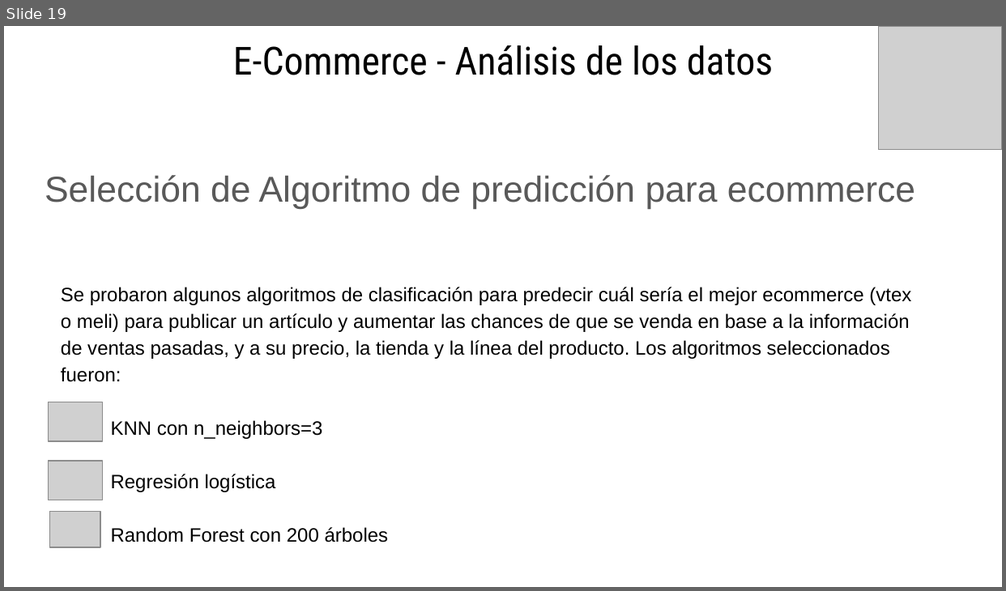
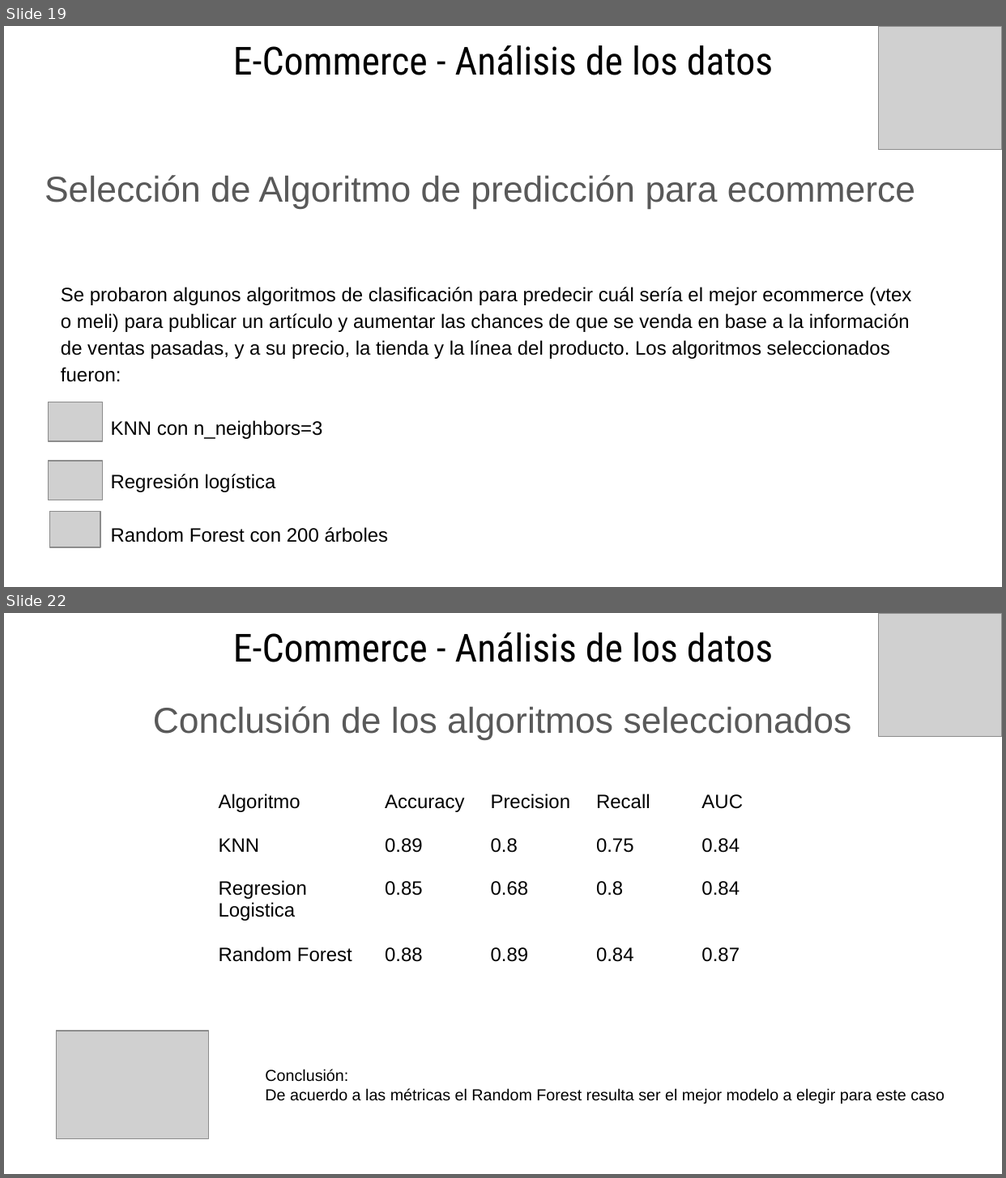
Before and after one commit to eliasguillermo/ds-ecommerce, a slide deck: PROYECTO FINAL - PRESENTANCION GERENCIAL.pptx. Shown one above the other, each under a label of ours: slide 19 before the commit, slides 19 and 22 after it; the slides between them are not shown. The pictures are 1006x591 and 1006x1178 pixels, drawn with LibreOffice and Linux fonts; fonts in the diff are those of the drawing; grey boxes stand for pictures. Boxes give left, top, right and bottom in pixels: in the first picture for what was removed or moved away, otherwise in the second. Text is boxed around its words. In the diff, an @@ line names an element or a change of style, - is before the commit and + after.

```diff
--- a/PROYECTO FINAL - PRESENTANCION GERENCIAL.pptx
+++ b/PROYECTO FINAL - PRESENTANCION GERENCIAL.pptx
@@ slide 22 added at box(4, 613, 1002, 1174), background #FFFFFF @@
@@ text added at box(233, 632, 773, 662), 28 pt, text #000000 @@
+E-Commerce - Análisis de los datos
@@ picture added at box(878, 613, 1002, 737) @@
@@ text added at box(153, 706, 852, 740), 26 pt, text #595959 @@
+Conclusión de los algoritmos seleccionados
@@ table added at box(209, 781, 799, 1109), 4 rows, 5 columns @@
+Algoritmo | Accuracy | Precision | Recall | AUC
+KNN | 0.89 | 0.8 | 0.75 | 0.84
+Regresion Logistica | 0.85 | 0.68 | 0.8 | 0.84
+Random Forest | 0.88 | 0.89 | 0.84 | 0.87
@@ picture added at box(56, 1031, 209, 1139) @@
@@ text added at box(265, 1069, 944, 1104), 11.5 pt, text #000000 @@
+Conclusión:
+De acuerdo a las métricas el Random Forest resulta ser el mejor modelo a elegir para este caso
```
Also in this commit, not shown: 2 slides changed, 3 other slides added, 1 slide removed.
